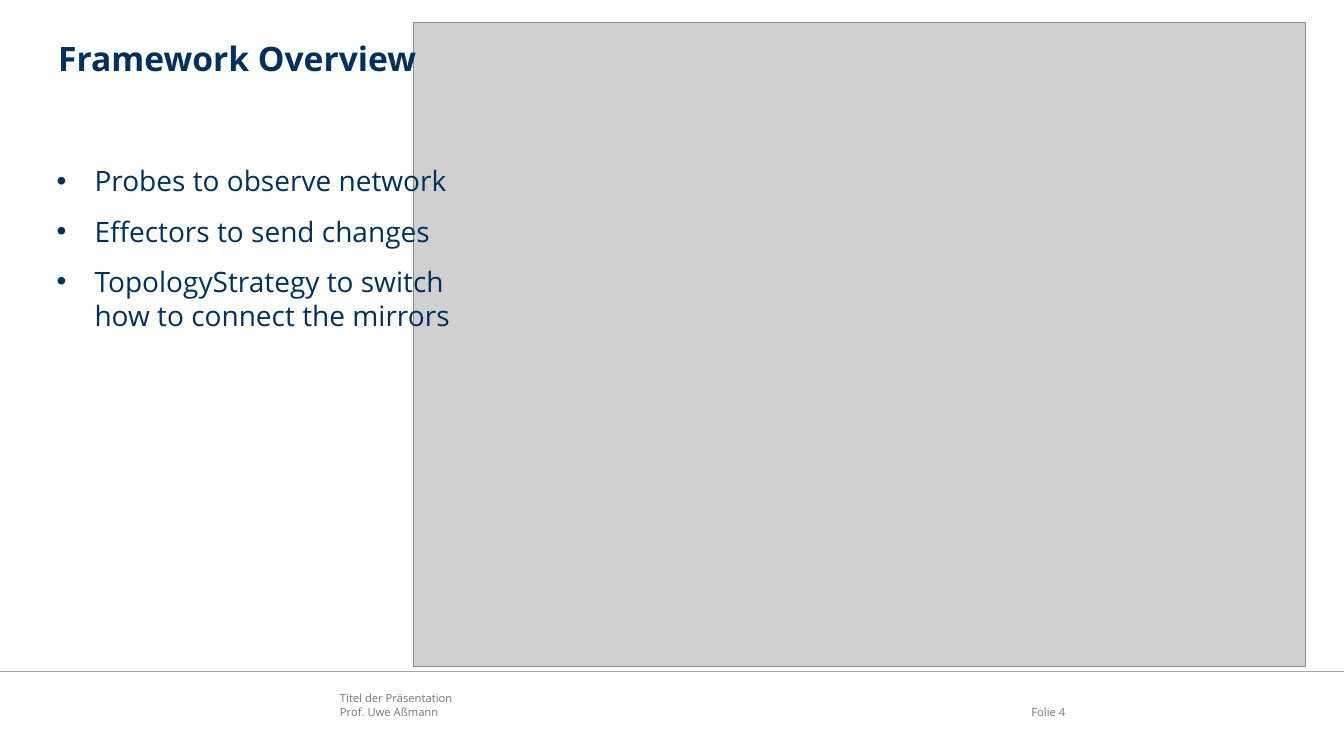
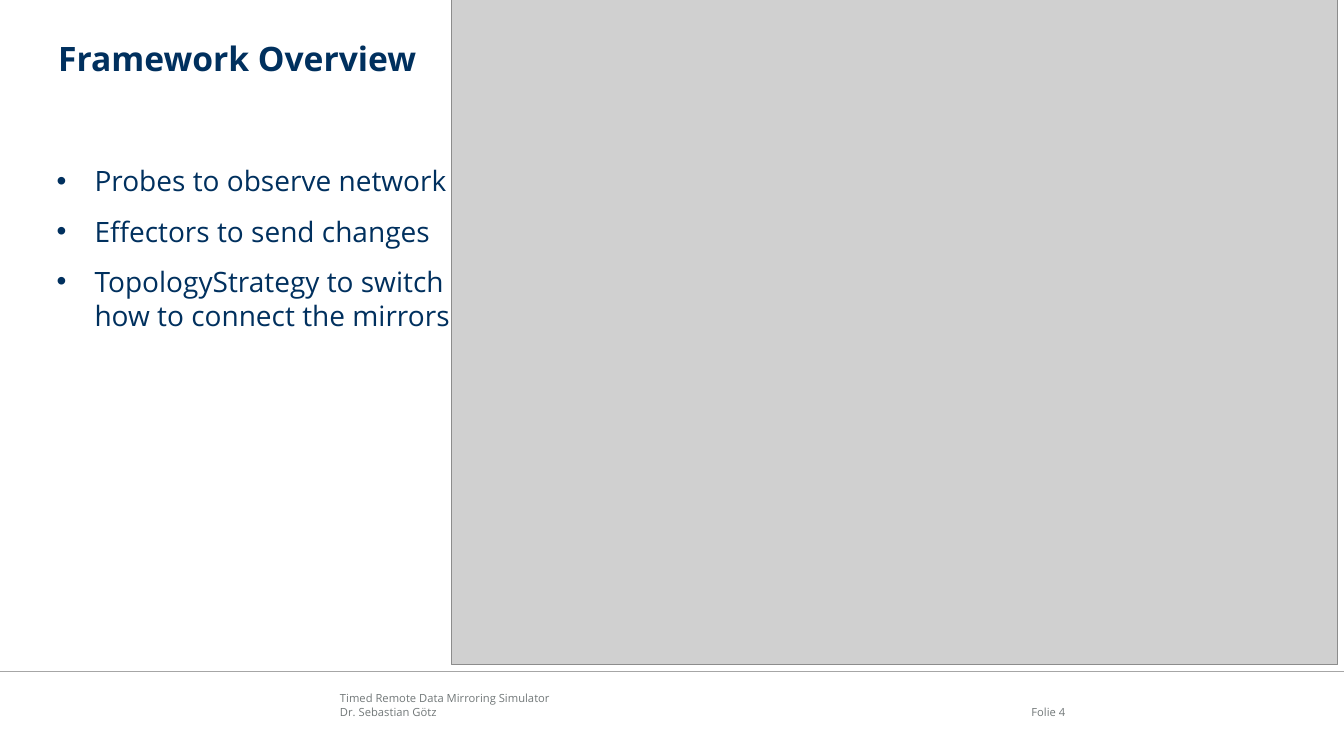
Before and after one commit to sebastiangoetz/LRDMSimulator, a slide deck: slide 4 of doc/timed-rdmsim.pptx. Drawn at 1344x756 pixels with LibreOffice and Linux fonts; fonts in the diff are those of the drawing; grey boxes stand for pictures; background and template pictures are left out. Boxes give left, top, right and bottom in pixels: in the first picture for what was removed or moved away, otherwise in the second. Text is boxed around its words. In the diff, an @@ line names an element or a change of style, - is before the commit and + after.

```diff
--- a/doc/timed-rdmsim.pptx
+++ b/doc/timed-rdmsim.pptx
@@ picture: place and size @@
-picture at [413, 23, 1306, 667]
+picture at [452, 0, 1338, 665]
@@ text at [340, 693, 550, 716]: text changed @@
-Titel der Präsentation
-Prof. Uwe Aßmann
+Timed Remote Data Mirroring Simulator
+Dr. Sebastian Götz
```
Also in this commit, not shown: 6 other slides changed, 1 slide added, 3 other files.
